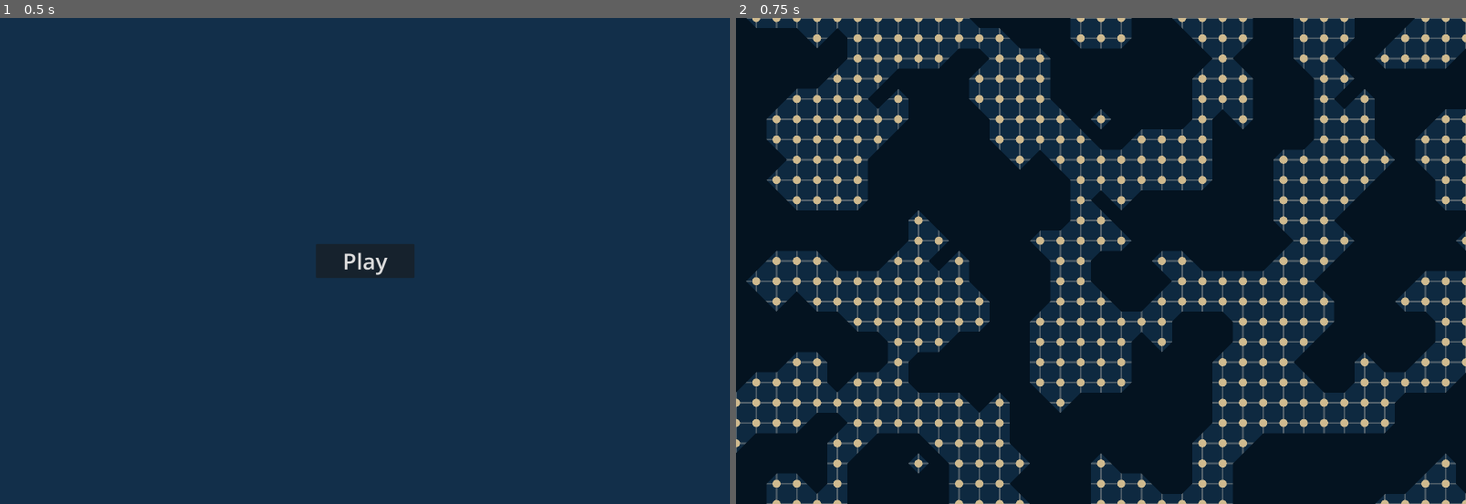
Above: before the commit, frames 1-2 (left to right).
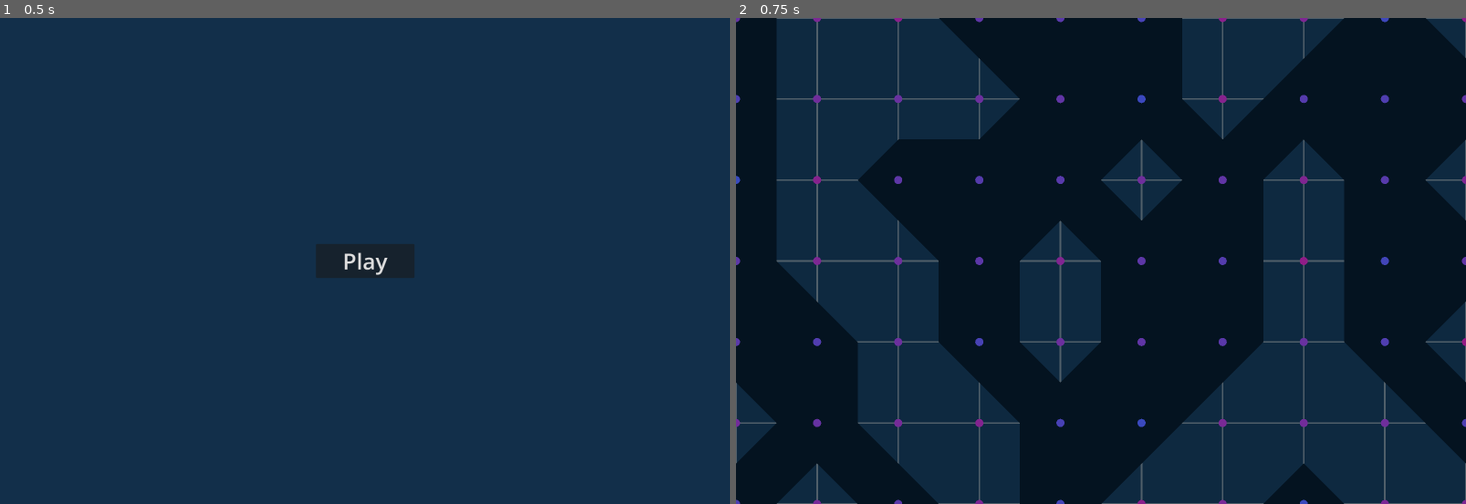
Above: after the commit, the same moments.

Repository: TrevorBuchanan/TestGogotGame
Game: Godot game, scene res://scenes/main.tscn
The game is run twice, just before and just after one commit, with the same random seed, the same clock (stepped at 60 frames per second) and the same inputs.
Inputs:
- Up to frame 1 (0.5 s): no input
- Up to frame 2 (0.75 s): click "Play" at 0.5 s

Frame 1 is identical in both runs. In frame 2, 40% of the frame differs, in the area x 0-100%, y 0-100%.

Commit message:
Attempt at lerp

Diff:
--- a/scenes/test_marching_squares.tscn
+++ b/scenes/test_marching_squares.tscn
@@ -13,9 +13,11 @@
 [node name="TestMarchingSquares" type="Node2D"]
 script = ExtResource("1_p2fbi")
 backgound_color = Color(0.0561993, 0.160649, 0.251143, 1)
-point_color1 = Color(0.811765, 0.729412, 0.560784, 1)
-point_color2 = Color(0.109804, 0.0509804, 0.0352941, 1)
+point_color1 = Color(0.790067, 1.29974e-07, 0.384849, 1)
+point_color2 = Color(0, 0.400342, 0.889128, 1)
 line_color = Color(0.980392, 0.921569, 0.843137, 0.278431)
 marching_square_color = Color(0.0166773, 0.0733041, 0.127261, 1)
 isolevel = 0.49
+grid_size = 200
 noise = SubResource("NoiseTexture2D_dtf1j")
+lerp = false
--- a/scripts/test_marching_squares.gd
+++ b/scripts/test_marching_squares.gd
@@ -10,6 +10,7 @@
 @export var width : int = 1800
 @export var height : int = 1200
 @export var noise : NoiseTexture2D
+@export var lerp : bool = true
 
 func _input(event):
 	if event.is_action_pressed("ui_cancel"):
@@ -20,11 +21,10 @@
 	draw_rect(Rect2(0, 0, width, height), backgound_color)
 	# Draw reference lines
 	draw_lines()
+	# Draw marching squares
+	draw_marching_squares()
 	# Draw reference points
 	draw_points()
-	# Draw marching squares
-	draw_marching_squares()
-
 
 func draw_lines():
 	var i = 0
@@ -45,10 +45,10 @@
 			j = 0
 			while j <= height:
 				var value = (noise.noise.get_noise_2d(i, j) + 1.0) / 2.0
-				if value > isolevel:
-					value = 1.0
-				else:
-					value = 0.0
+				#if value > isolevel:
+					#value = 1.0
+				#else:
+					#value = 0.0
 				var lerp_color = point_color1.lerp(point_color2, value)
 				draw_circle(Vector2(i, j), 10, lerp_color)
 				j += grid_size
@@ -57,8 +57,6 @@
 		print("No noise resource found!")
 
 func draw_marching_squares():
-	# Edge table to aid in linear interpolation to create smoothing
-	#var edgeTable = [ 0x0, 0x9, 0xc, 0x5, 0x6, 0xf, 0xa, 0x3, 0x3, 0xa, 0xf, 0x6, 0x5, 0xc, 0x9, 0x0 ]
 	# Triangle table that holds all of the triangle connections
 	var triTable = [ [],
 					 [0, 4, 7],
@@ -77,35 +75,30 @@
 					 [7, 2, 3, 7, 4, 2, 4, 1, 2],
 					 [0, 1, 3, 1, 2, 3]]
 
-	var offsets = [ [0, 0],
-					[grid_size, 0],
-					[grid_size, grid_size],
-					[0, grid_size],
-					[grid_size / 2, 0],
-					[grid_size, grid_size / 2],
-					[grid_size / 2, grid_size],
-					[0, grid_size / 2]]
-
 	if noise and noise.noise:
+		var pt_vals = [0, 0, 0, 0]
 		var square_index = 0b0000
 		var i = 0
 		var j = 0
 		while j < height:
 			i = 0
 			while i < width:
-				var pt_1_val = (noise.noise.get_noise_2d(i, j) + 1.0) / 2.0
-				var pt_2_val = (noise.noise.get_noise_2d(i + grid_size, j) + 1.0) / 2.0
-				var pt_3_val = (noise.noise.get_noise_2d(i + grid_size, j + grid_size) + 1.0) / 2.0
-				var pt_4_val = (noise.noise.get_noise_2d(i, j + grid_size) + 1.0) / 2.0
+				pt_vals = [0, 0, 0, 0]
+				pt_vals[0] = (noise.noise.get_noise_2d(i, j) + 1.0) / 2.0
+				pt_vals[1] = (noise.noise.get_noise_2d(i + grid_size, j) + 1.0) / 2.0
+				pt_vals[2] = (noise.noise.get_noise_2d(i + grid_size, j + grid_size) + 1.0) / 2.0
+				pt_vals[3] = (noise.noise.get_noise_2d(i, j + grid_size) + 1.0) / 2.0
 
-				if pt_1_val > isolevel:
+				if pt_vals[0] > isolevel:
 					square_index |= 0b0001
-				if pt_2_val > isolevel:
+				if pt_vals[1] > isolevel:
 					square_index |= 0b0010
-				if pt_3_val > isolevel:
+				if pt_vals[2] > isolevel:
 					square_index |= 0b0100
-				if pt_4_val > isolevel:
+				if pt_vals[3] > isolevel:
 					square_index |= 0b1000
+
+				var offsets = get_offsets(pt_vals, square_index)
 
 				var tris = triTable[square_index]
 				var k = 0
@@ -119,6 +112,46 @@
 				square_index = 0b0000
 			j += grid_size
 
+func get_offsets(points_values, square_index):
+	# Edge table to aid in linear interpolation to create smoothing
+	var edgeTable = [ 0x0, 0x9, 0xc, 0x5, 0x6, 0xf, 0xa, 0x3,
+					  0x3, 0xa, 0xf, 0x6, 0x5, 0xc, 0x9, 0x0 ]
+	# Offsets for points on each "marching" square
+	var offsets = [ [0, 0],
+					[grid_size, 0],
+					[grid_size, grid_size],
+					[0, grid_size],
+					[grid_size / 2.0, 0],
+					[grid_size, grid_size / 2.0],
+					[grid_size / 2.0, grid_size],
+					[0, grid_size / 2.0]]
+
+	var edges = edgeTable[square_index]
+
+	if lerp:
+		if edges & 0b0001 > 0:
+			offsets[4][0] += marching_squares_lerp(points_values[0], points_values[1])
+			pass
+		elif edges & 0b0010 > 0:
+			offsets[5][1] += marching_squares_lerp(points_values[1], points_values[2])
+			pass
+		elif edges & 0b0100 > 0:
+			offsets[6][0] += marching_squares_lerp(points_values[3], points_values[2])
+			pass
+		elif edges & 0b1000 > 0:
+			offsets[7][1] += marching_squares_lerp(points_values[0], points_values[3])
+			pass
+	return offsets
+
+func marching_squares_lerp(val1, val2):
+	if (abs(isolevel - val1) < 0.00001):
+		return 0.0
+	if (abs(isolevel - val2) < 0.00001):
+		return grid_size
+	if (abs(val1 - val2) < 0.00001):
+		return  0
+	var res = (isolevel - val1) / (val2 - val1) * grid_size
+	return (isolevel - val1) / (val2 - val1) * grid_size
 
 func back_to_menu():
 	# Load the new scene
